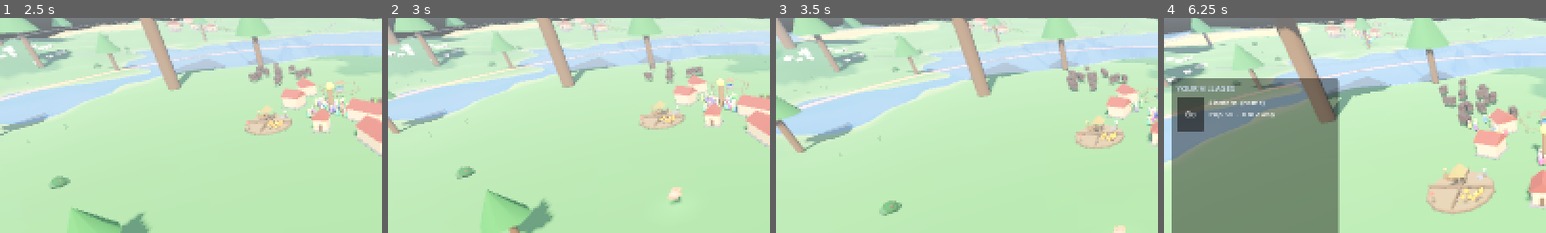
Above: before the commit, frames 1-4 (left to right).
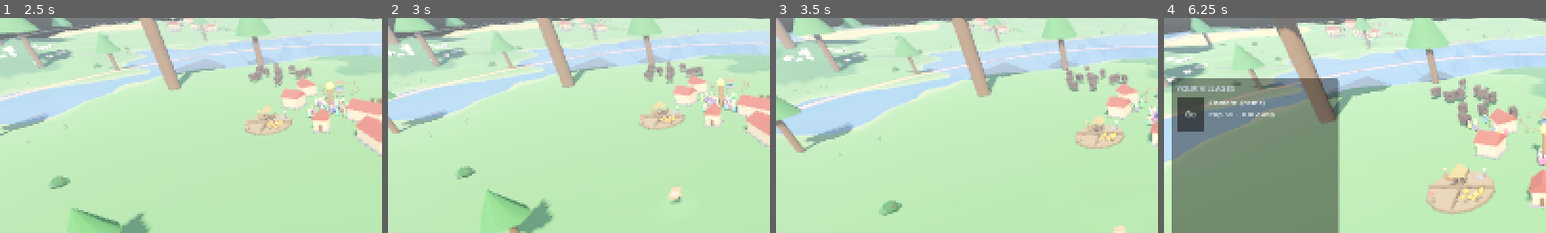
Above: after the commit, the same moments.

Repository: tjloman/tjloman
Game: Godot game, scene res://scenes/main.tscn
The game is run twice, just before and just after one commit, with the same random seed, the same clock (stepped at 60 frames per second) and the same inputs.
Inputs (mouse positions are % of the whole screen's width and height, from its top left):
- Up to frame 1 (2.5 s): click (43, 53) at 0.52 s; type "Alex" at 0.6 s; click "Begin" at 1.25 s; tap Enter at 2 s; move the mouse to (72, 45) at 2.02 s; hold Right from 2.03 s (still down); hold S (cam_back) from 2.03 s (still down); click (72, 45) at 2.17 s
- Up to frame 2 (3 s): release Right at 2.75 s; release S (cam_back) at 2.75 s; drag from (30, 55) to (45, 70) at 2.77 s
- Up to frame 3 (3.5 s): no input
- Up to frame 4 (6.25 s): click "Villages [V]" at 3.5 s; click "Go" at 4.25 s; click "Go" at 5 s; move the mouse to (60, 28) at 5.77 s; hold Right from 5.78 s (still down); hold A (cam_left) from 5.78 s (still down)
The pictures show only the part of the screen within x 0-50%, y 17-67%; the shares and areas given below are measured in that part.

Frame 1 is identical in both runs. In frame 2, 0.2% of the frame differs, in the area x 67-78%, y 20-29%; in frame 3, 0.2%; in frame 4, 0.9%, in the area x 69-85%, y 30-47%.

Commit message:
Let the creature keep its own world, and eat what it kills
THE GROUND IT STANDS ON IS NEVER UNLOADED. Streaming followed the camera
and nothing else, so a creature left to itself while the player looked
elsewhere fell out of the world: its chunk unloaded, and with it every
tree, bush, animal and herd for a hundred metres in each direction. It
did not starve because the world was harsh. It starved because there was
nothing there — it was standing in a void with its wits about it and not
one thing to use them on. A three-by-three ring travels with it now,
about a hundred and fifty metres across, which is wider than its senses
reach. It costs at most nine extra chunks, and only while it is right
away from the camera: eleven to eighteen per cent over what the camera
holds by itself, and nothing at all when they are in the same place.

PROMOTION HAS TWO EYES NOW, not one. Only the few head nearest the camera
were ever built as real bodies, so a creature a field away stood in a
herd of two hundred and could not touch one of them: a number has no
collider to grab, no body to eat, and puts nothing in the "animals" group
for the beast to notice. It is still ONE budget for the whole world —
when the creature is beside the camera, which is most of the time, the
two foci are the same place and nothing changes; when it is not, some of
the allowance goes where the creature is, which is where the simulation
actually needs bodies.

AND IT EATS WHAT IT KILLS. Every culled beast went straight into the
granary and the creature got a lesson and nothing else, so the one deed
connecting it to the herds could not feed it: a creature that hunted well
all night starved doing it. It eats its fill and carries the rest home,
which is the whole of what was asked for — it feeds itself AND the
village by herding, and carrying the surplus back is what makes it a
creature of the village rather than a wolf. A cull is worth one meal off
a chicken and six off a bison; the loop is bounded by both the carcass
and the stomach, so it ends.

The hunger gate is one number now. "Eat it or carry it home" was written
as a bare 45 in two places and was missing entirely from the third, which
is exactly how the hunting-and-starving happened.

Co-Authored-By: Claude Opus 5 <noreply@anthropic.com>
Claude-Session: https://claude.ai/code/session_01NqBKfyc5c6bViy6kUi2S7P

Diff:
--- a/scripts/animals/herd.gd
+++ b/scripts/animals/herd.gd
@@ -831,7 +831,19 @@
 ## the device's budget; the rest stay numbers. Demotion runs first so a herd
 ## walking past you hands its budget on rather than hoarding it.
 func _tend_agents() -> void:
+	# TWO EYES ON THE WORLD, not one. Promotion followed the camera and nothing
+	# else, so a creature left to itself a field away from where the player
+	# parked stood in a herd of two hundred and could not touch one of them:
+	# they were all numbers, and a number has no collider to grab, no body to
+	# eat, and puts nothing in the "animals" group for the beast to notice.
+	#
+	# The budget is still one budget for the whole world. When the creature is
+	# beside the camera — which is most of the time, because the player follows
+	# it — the two foci are the same place and nothing changes at all. When it
+	# is not, some of the allowance goes where the creature is, and that is
+	# right: those are the animals the simulation actually needs bodies for.
 	var focus := GameState.camera_focus
+	var beast := GameState.creature_at
 	var budget := Quality.herd_agents()
 	for i in _members.size():
 		var m := _members[i]
@@ -871,7 +883,7 @@
 		# matters.
 		if agent.state == Animal.State.HELD or agent.state == Animal.State.FALLING:
 			continue
-		if agent.global_position.distance_to(focus) > DEMOTE_BEYOND:
+		if _watched_from(agent.global_position, focus, beast) > DEMOTE_BEYOND:
 			# And hands back what it was doing, so the seam is silent in both
 			# directions: a beast that ran off keeps running as a number.
 			m["motion"] = AS_MOTION.get(agent.state, mood if mood != "move" else "walk")
@@ -886,7 +898,7 @@
 			continue
 		var p := global_position + Vector3(m["offset"].x, 0.0, m["offset"].y)
 		p.y = float(m["ground"])
-		if p.distance_to(focus) > PROMOTE_WITHIN:
+		if _watched_from(p, focus, beast) > PROMOTE_WITHIN:
 			continue
 		var born := Animal.create(species)
 		# ITS PLACE IS SET AFTER IT IS IN THE TREE, below — a Node3D that has no
@@ -940,6 +952,16 @@
 	_agents_afoot = maxi(_agents_afoot, 0)
 
 
+## HOW FAR THIS SPOT IS FROM ANYBODY WHO MATTERS: the camera, or the creature,
+## whichever is nearer. An infinite creature position means there is no creature
+## in the world, and the camera answers alone.
+static func _watched_from(spot: Vector3, focus: Vector3, beast: Vector3) -> float:
+	var gap := spot.distance_to(focus)
+	if is_inf(beast.x):
+		return gap
+	return minf(gap, spot.distance_to(beast))
+
+
 ## THE ANIMAL PROMOTED INTO THIS ROW, or null — including when it was there a
 ## moment ago and has since been freed. Every reader goes through here because
 ## the obvious `var agent: Animal = m["agent"]` throws on a freed handle before
--- a/scripts/creature/creature.gd
+++ b/scripts/creature/creature.gd
@@ -55,6 +55,13 @@
 ## many seconds without a repeat of what it left over. Both, or it stays away.
 const AMENDS_SECONDS := 120.0
 const AMENDS_TRUST := 45.0
+
+## HOW HUNGRY IT HAS TO BE to eat what it has rather than carry it home. The
+## same number for a fish, for a thing in its hands, and for a beast it has just
+## brought down out of a herd — it was written twice as a bare 45 and missing
+## entirely from the third, which is how a creature ended up hunting all night
+## and stocking a granary while it starved.
+const FEEDS_ITSELF_ABOVE := 45.0
 
 ## WHAT ITS GOD CALLED IT. Chosen when the profile is made; empty until then,
 ## and every message simply says "your creature" instead.
@@ -304,7 +311,19 @@
 	_apply_stature()
 
 
+## Gone — eaten by a god, or the scene torn down. Nothing should go on holding
+## ground loaded for a creature that is not there any more.
+func _exit_tree() -> void:
+	GameState.creature_at = Vector3(INF, INF, INF)
+
+
 func _physics_process(delta: float) -> void:
+	# WHERE IT IS, published for the world to stream and promote around — the
+	# same anchor the camera rig writes for itself. Without it a creature left
+	# alone falls out of the world: its chunk unloads and every beast near it
+	# stays a number it cannot touch. See WorldGen._creature_cells and
+	# Herd._tend_agents.
+	GameState.creature_at = global_position
 	_tick_feelings(delta)
 	_tick_watchdogs(delta)
 
@@ -1089,7 +1108,7 @@
 ## What would the creature DO with this thing?
 func _intent_for(item: Node3D) -> String:
 	if item is FoodItem:
-		return "eat" if hunger > 45.0 else "deliver"
+		return "eat" if hunger > FEEDS_ITSELF_ABOVE else "deliver"
 	if item is ResourceItem or item is WildTree:
 		return "deliver"
 	if item is Animal:
@@ -1249,7 +1268,7 @@
 	get_parent().add_child(fish)
 	fish.global_position = global_position + Vector3(0, 1.0, 0)
 	_last_deed = "fish"
-	_pick_up_thing(fish, "eat" if hunger > 45.0 else "deliver")
+	_pick_up_thing(fish, "eat" if hunger > FEEDS_ITSELF_ABOVE else "deliver")
 
 
 func _eat_from_store(store: FoodStore) -> void:
@@ -2195,6 +2214,21 @@
 	return body.has_room_for(units, growth)
 
 
+## THE SAME THREE QUESTIONS, asked from outside. CreatureHerding needs to know
+## whether a kill should be eaten or carried home, and a static helper has no
+## business reaching into a creature's private appetite to find out.
+func can_swallow(units: float) -> bool:
+	return _can_eat(units)
+
+
+func hungry_enough() -> bool:
+	return hunger > FEEDS_ITSELF_ABOVE
+
+
+func feed_on(units: float) -> void:
+	_swallow_units(units)
+
+
 ## Pain: the creature has no health bar, but it FEELS being hurt — fright rises,
 ## mood drops, and the mind learns that whatever it was just doing hurt. Enough
 ## of that near people and it may become a nervous recluse.
--- a/scripts/creature/creature_herding.gd
+++ b/scripts/creature/creature_herding.gd
@@ -32,6 +32,10 @@
 ## floor is deliberately not zero: a hopeless creature must succeed occasionally
 ## or it can never learn that the deed is worth anything, and the whole thing
 ## dies in its first minute.
+## What one beast's worth of meat is, as a meal. The creature eats in these
+## until it has had enough or the carcass is done.
+const MEAL_UNITS := 1.0
+
 const DRIVE_WORST := 0.18
 const DRIVE_BEST := 0.94
 
@@ -139,9 +143,28 @@
 		return -0.3
 	var meat: int = int(Animal.SPECIES[herd.species].get("meat", 1))
 	herd.take_one()
+	# IT EATS FIRST, IF IT IS HUNGRY. Every kill went straight into the granary
+	# and the creature got a lesson and nothing else — so the one deed that
+	# connects it to the herds could not feed it, and a beast that hunted well
+	# all night starved doing it. An animal that brings down prey eats; what it
+	# does not need is what it carries home, and carrying it home is what makes
+	# it a creature of the village rather than a wolf.
+	var ate := 0
+	while ate < meat and who.hungry_enough() and who.can_swallow(MEAL_UNITS):
+		who.feed_on(MEAL_UNITS)
+		ate += 1
+	var left := meat - ate
 	var store := CreatureEyes.nearest_store(who.get_tree(), who.global_position)
-	if store != null and meat > 0:
-		store.add(FoodItem.FoodType.MEAT, meat)
+	if store != null and left > 0:
+		store.add(FoodItem.FoodType.MEAT, left)
+	if ate > 0 and left > 0:
+		GameState.announce(GameState.named(
+			"Your creature brought down a %s, ate its fill, and carried the rest home."
+			% herd.species))
+	elif ate > 0:
+		GameState.announce(GameState.named(
+			"Your creature brought down a %s and ate." % herd.species))
+	elif store != null:
 		GameState.announce(GameState.named(
 			"Your creature brought down a %s for the stores." % herd.species))
 	_pay("cull")
--- a/scripts/game_state.gd
+++ b/scripts/game_state.gd
@@ -62,6 +62,11 @@
 ## entities read it to throttle their own simulation — the farther from what
 ## the player is looking at, the fewer physics frames they spend.
 var camera_focus := Vector3.ZERO
+## WHERE THE CREATURE IS, for everything that has to care about the world around
+## IT rather than the world around the camera. Infinite while there is no
+## creature, so a reader can tell "nowhere" from "the origin". Written by the
+## creature itself each frame, exactly as the camera rig writes its own.
+var creature_at := Vector3(INF, INF, INF)
 
 ## WHAT THE CREATURE IS CALLED, once its god has named it. Every message in the
 ## game was written saying "Your creature", and rather than rewrite thirty
--- a/scripts/world/world_gen.gd
+++ b/scripts/world/world_gen.gd
@@ -22,6 +22,12 @@
 const CHUNK_SIZE := 48.0
 const WATER_LEVEL := 0.0
 const CHUNKS_PER_FRAME := 1      # one chunk a frame: gentle, no startup stall
+## How many chunks either side of the creature stay loaded wherever it is. One
+## is a three-by-three of them — about a hundred and fifty metres across, which
+## is more than its senses reach — and it is deliberately far smaller than the
+## camera's ring, because this is ground for the beast to LIVE on rather than
+## ground for anyone to look at.
+const CREATURE_KEEP := 1
 const VILLAGE_CELL_CHANCE := 0.05
 const VILLAGE_MIN_CELL_DIST := 3  # chunks from origin before rivals appear
 ## The grid the sea's flood fill walks, and how far it walks before it gives up
@@ -612,7 +618,18 @@
 func _stream_chunks() -> void:
 	var focus := focus_node.global_position
 	var center := Vector2i(floori(focus.x / CHUNK_SIZE), floori(focus.z / CHUNK_SIZE))
-
+	# THE GROUND THE CREATURE IS STANDING ON IS NEVER UNLOADED.
+	#
+	# Streaming followed the camera and nothing else, so a creature left to
+	# itself while the player looked elsewhere fell out of the world: its chunk
+	# unloaded, and with it every tree, bush, animal and herd for a hundred
+	# metres in each direction. It did not starve because the world was harsh.
+	# It starved because there was nothing there — it was standing in a void,
+	# with its wits about it and not one thing to use them on.
+	#
+	# A small ring, kept alive wherever it wanders, is what lets it go on being
+	# a creature when nobody is watching.
+	var kept := _creature_cells()
 	var made := 0
 	for dz in range(-load_radius, load_radius + 1):
 		for dx in range(-load_radius, load_radius + 1):
@@ -623,12 +640,37 @@
 			made += 1
 			if made >= CHUNKS_PER_FRAME:
 				return
+	for cell: Vector2i in kept:
+		if _chunks.has(cell):
+			continue
+		_spawn_chunk(cell)
+		made += 1
+		if made >= CHUNKS_PER_FRAME:
+			return
 
 	for cell: Vector2i in _chunks.keys():
 		var away := (cell - center).abs()
-		if maxi(away.x, away.y) > unload_radius:
+		if maxi(away.x, away.y) > unload_radius and not kept.has(cell):
 			_chunks[cell].queue_free()
 			_chunks.erase(cell)
+
+
+## THE CELLS TO KEEP ALIVE FOR THE CREATURE, as a set. Empty when there is no
+## creature, so a world without one streams exactly as it always did.
+##
+## Deliberately a much tighter ring than the camera's: this is enough ground for
+## the beast to have a world to act in, not enough to be a second view.
+func _creature_cells() -> Dictionary:
+	var kept := {}
+	var beast := get_tree().get_first_node_in_group("creature") as Node3D
+	if beast == null or not is_instance_valid(beast):
+		return kept
+	var here := beast.global_position
+	var mid := Vector2i(floori(here.x / CHUNK_SIZE), floori(here.z / CHUNK_SIZE))
+	for dz in range(-CREATURE_KEEP, CREATURE_KEEP + 1):
+		for dx in range(-CREATURE_KEEP, CREATURE_KEEP + 1):
+			kept[mid + Vector2i(dx, dz)] = true
+	return kept
 
 
 func _spawn_chunk(cell: Vector2i) -> void:
